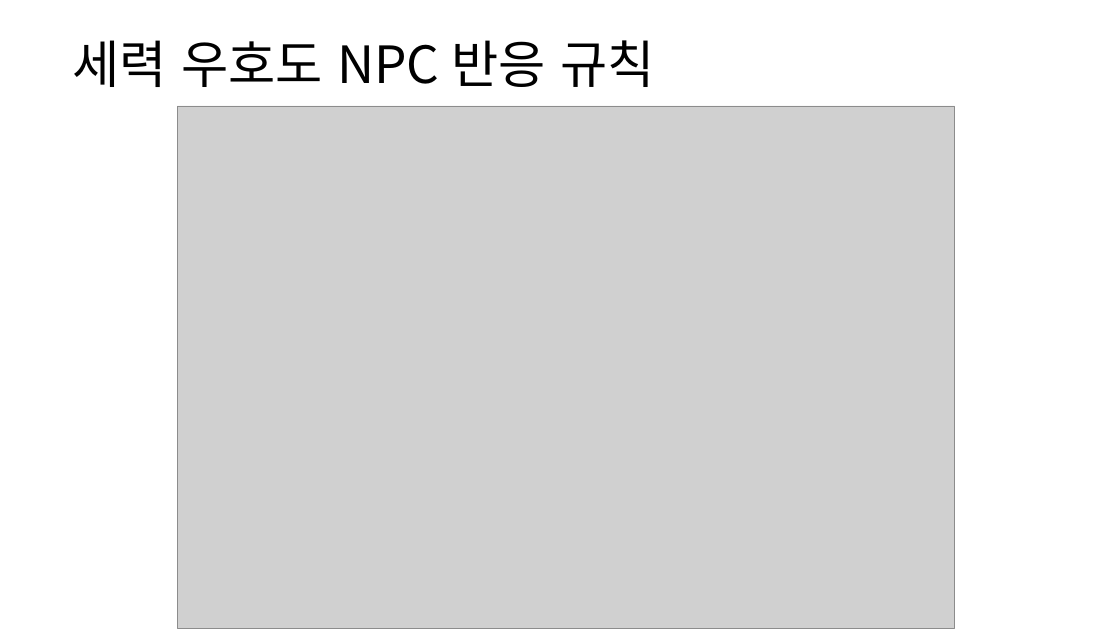
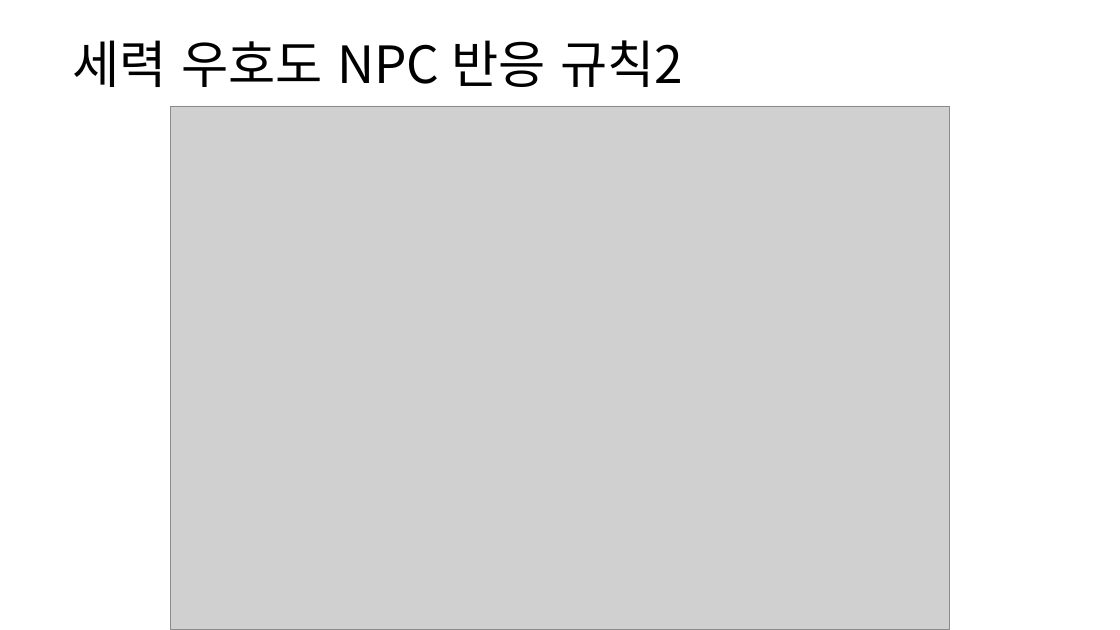
Before and after one commit to yjk0401/unityenginebasic_9th, a slide deck: slide 8 of 기획/방랑엽사전/세력 시스템 기획서.pptx. Drawn at 1120x630 pixels with LibreOffice and Linux fonts; fonts in the diff are those of the drawing; grey boxes stand for pictures. Boxes give left, top, right and bottom in pixels: in the first picture for what was removed or moved away, otherwise in the second. Text is boxed around its words. In the diff, an @@ line names an element or a change of style, - is before the commit and + after.

```diff
--- a/기획/방랑엽사전/세력 시스템 기획서.pptx
+++ b/기획/방랑엽사전/세력 시스템 기획서.pptx
@@ text at <box>72,40,683,87</box>: text changed @@
-세력 우호도 NPC 반응 규칙
+세력 우호도 NPC 반응 규칙2
@@ picture: place and size @@
-picture at <box>177,106,954,628</box>
+picture at <box>171,106,949,629</box>
```
Also in this commit, not shown: 5 other slides changed, 1 other file.
